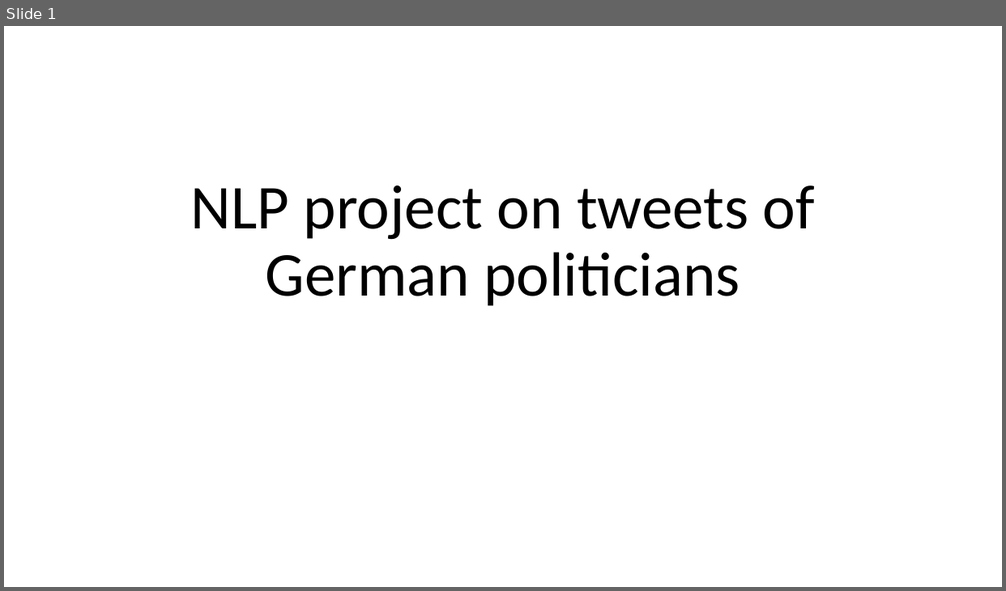
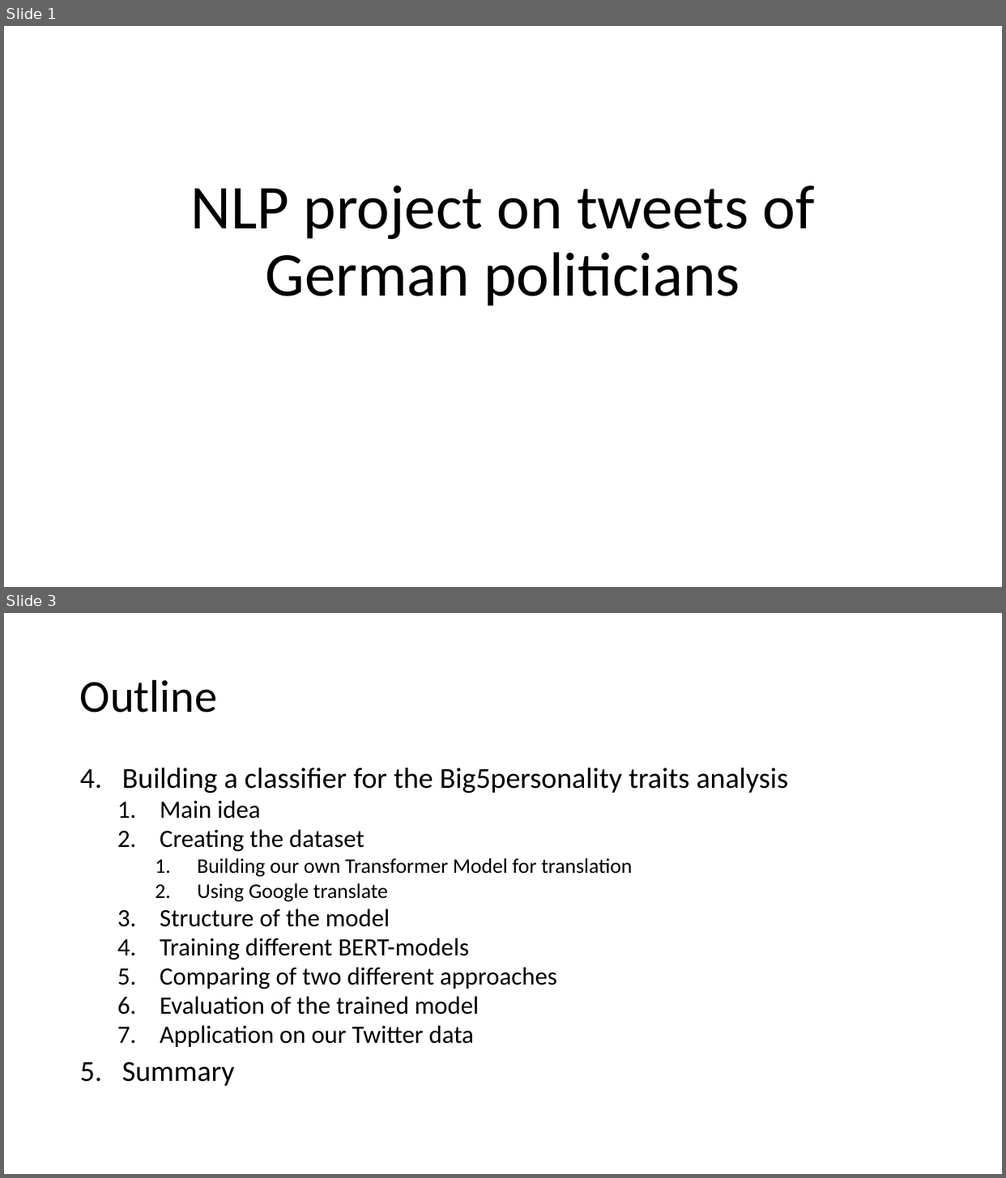
Before and after one commit to ThomasSedlmeyr/NLP_project_on_tweets_of_German_politicians, a slide deck: Presentation/Presentation.pptx. Shown one above the other, each under a label of ours: slide 1 before the commit, slides 1 and 3 after it; the slides between them are not shown. The pictures are 1006x591 and 1006x1178 pixels, drawn with LibreOffice and Linux fonts; fonts in the diff are those of the drawing. Boxes give left, top, right and bottom in pixels: in the first picture for what was removed or moved away, otherwise in the second. Text is boxed around its words. In the diff, an @@ line names an element or a change of style, - is before the commit and + after.

Commit message:
some small changes to get the code running for the presentation and also updateted the presentation text

```diff
--- a/Presentation/Presentation.pptx
+++ b/Presentation/Presentation.pptx
@@ slide 3 added at (4,613,1002,1174), background #FFFFFF @@
@@ title added at (80,679,217,713), 44 pt, text #000000 @@
+Outline
@@ text added at (122,768,789,1086), 24 pt, text #000000 @@
+4. Building a classifier for the Big5personality traits analysis
+  1. Main idea
+  2. Creating the dataset
+    1. Building our own Transformer Model for translation
+    2. Using Google translate
+  3. Structure of the model
+  4. Training different BERT-models
+  5. Comparing of two different approaches
+  6. Evaluation of the trained model
+  7. Application on our Twitter data
+5. Summary
```
Also in this commit, not shown: 2 slides changed, 2 other slides added, 5 other files.
